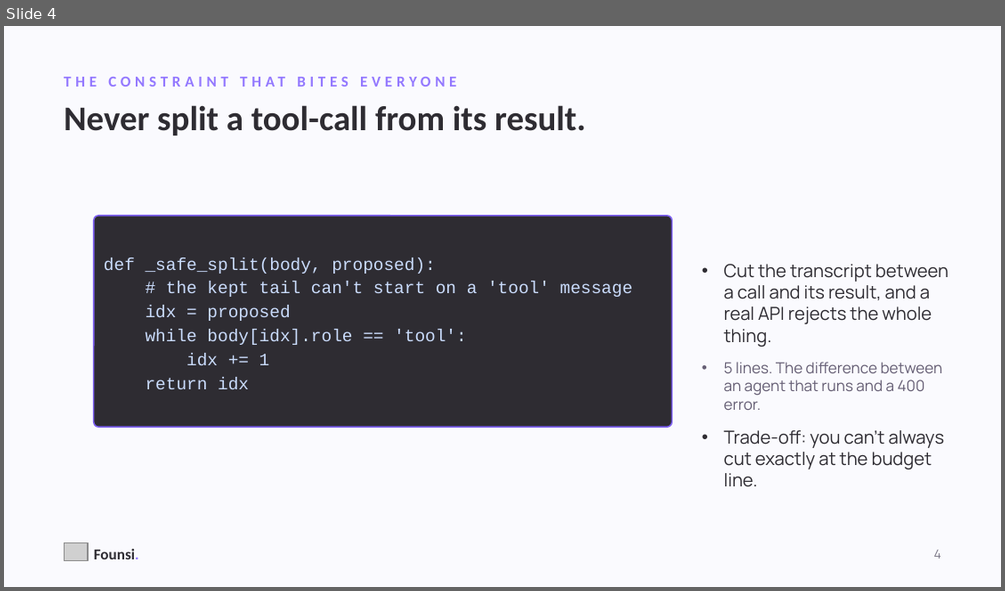
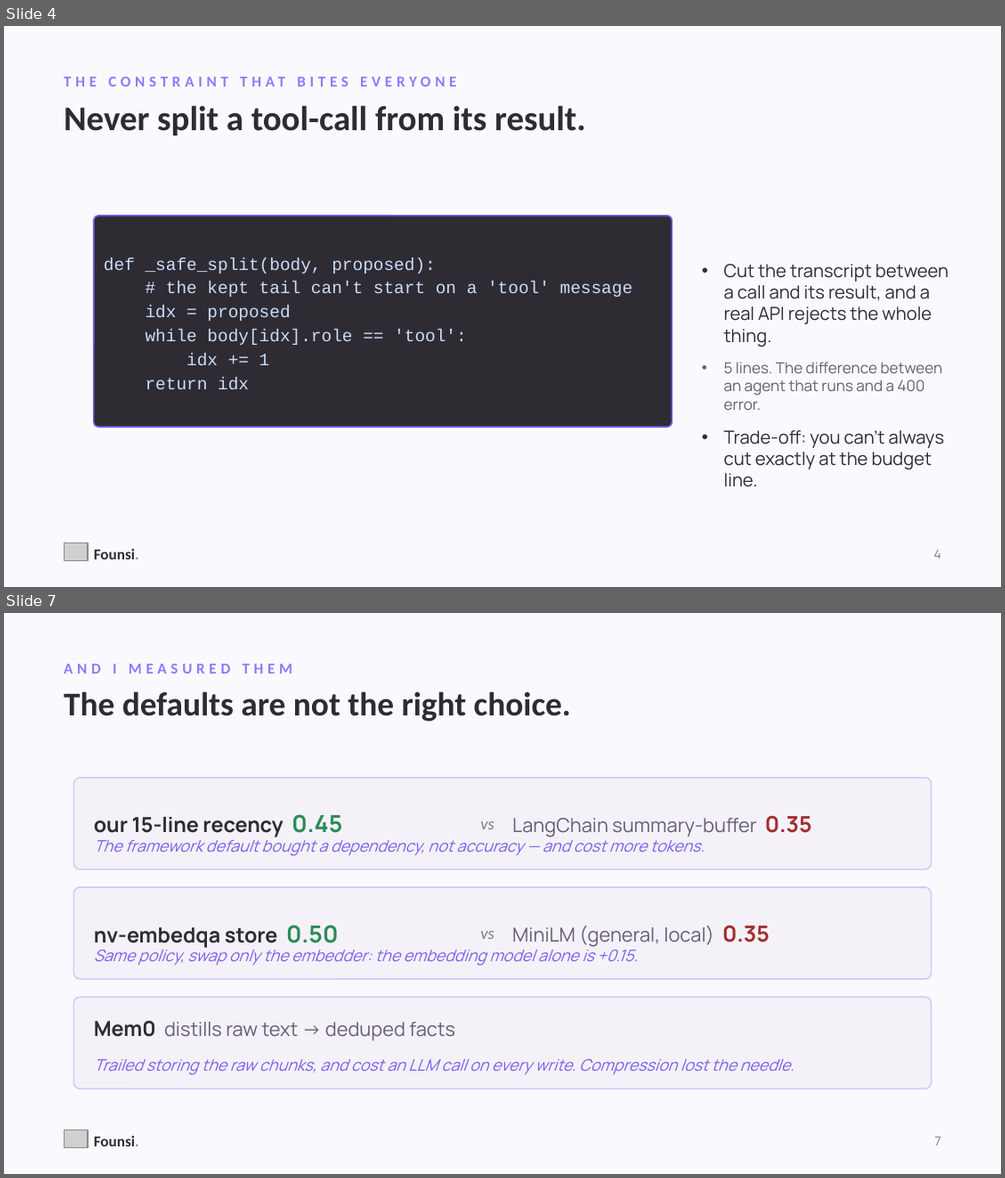
Before and after one commit to kanishkpatel1995/agent-harness, a slide deck: presentation/founsi-talk.pptx. Shown one above the other, each under a label of ours: slide 4 before the commit, slides 4 and 7 after it; the slides between them are not shown. The pictures are 1005x591 and 1005x1178 pixels, drawn with LibreOffice and Linux fonts; fonts in the diff are those of the drawing; grey boxes stand for pictures. Boxes give left, top, right and bottom in pixels: in the first picture for what was removed or moved away, otherwise in the second. Text is boxed around its words. In the diff, an @@ line names an element or a change of style, - is before the commit and + after.

```diff
--- a/presentation/founsi-talk.pptx
+++ b/presentation/founsi-talk.pptx
@@ slide 7 added at (x1=4, y1=613, x2=1001, y2=1174), background #FAFAFE @@
@@ text added at (x1=64, y1=664, x2=293, y2=674), 11 pt, text #9378FF, bold @@
+AND I MEASURED THEM
@@ text added at (x1=64, y1=691, x2=571, y2=722), 24 pt, text #2E2C32, bold @@
+The defaults are not the right choice.
@@ rounded rectangle added at (x1=73, y1=778, x2=931, y2=869), fill #F4F2F8, outline #D4C9FF 1 pt @@
@@ text added at (x1=94, y1=814, x2=342, y2=837), 15 pt, text #2E2C32, bold @@
+our 15-line recency 0.45
@@ text added at (x1=480, y1=821, x2=494, y2=829), 12 pt, text #7E7A8A, italic @@
+vs
@@ text added at (x1=512, y1=815, x2=812, y2=837), 14 pt, text #655E74 @@
+LangChain summary-buffer 0.35
@@ text added at (x1=94, y1=835, x2=704, y2=856), 11.5 pt, text #7B5EF0, italic @@
+The framework default bought a dependency, not accuracy — and cost more tokens.
@@ rounded rectangle added at (x1=73, y1=887, x2=931, y2=979), fill #F4F2F8, outline #D4C9FF 1 pt @@
@@ text added at (x1=94, y1=925, x2=338, y2=948), 15 pt, text #2E2C32, bold @@
+nv-embedqa store 0.50
@@ text added at (x1=480, y1=931, x2=494, y2=939), 12 pt, text #7E7A8A, italic @@
+vs
@@ text added at (x1=512, y1=925, x2=769, y2=947), 14 pt, text #655E74 @@
+MiniLM (general, local) 0.35
@@ text added at (x1=94, y1=945, x2=637, y2=965), 11.5 pt, text #7B5EF0, italic @@
+Same policy, swap only the embedder: the embedding model alone is +0.15.
@@ rounded rectangle added at (x1=73, y1=997, x2=931, y2=1088), fill #F4F2F8, outline #D4C9FF 1 pt @@
@@ text added at (x1=94, y1=1021, x2=455, y2=1040), 14 pt, text #655E74 @@
+Mem0 distills raw text → deduped facts
@@ text added at (x1=94, y1=1059, x2=794, y2=1075), 11.5 pt, text #7B5EF0, italic @@
+Trailed storing the raw chunks, and cost an LLM call on every write. Compression lost the needle.
@@ picture added at (x1=64, y1=1129, x2=88, y2=1147) @@
@@ text added at (x1=94, y1=1135, x2=139, y2=1146), 11 pt, text #2E2C32, bold @@
+Founsi.
@@ text added at (x1=935, y1=1136, x2=941, y2=1145), 9 pt, text #7E7A8A @@
+7
```
Also in this commit, not shown: 11 slides changed, 2 other slides added, 2 other files.
